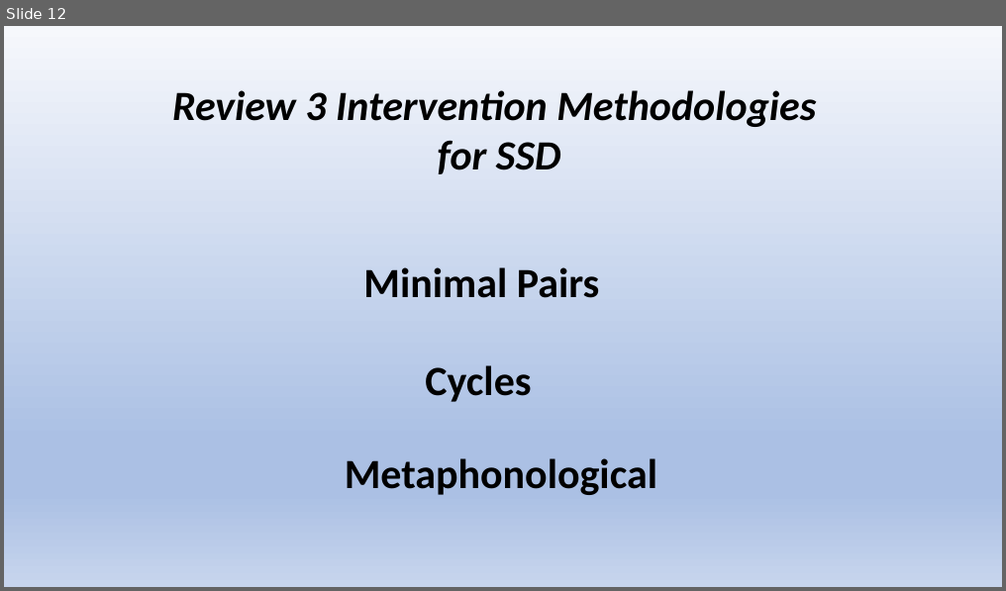
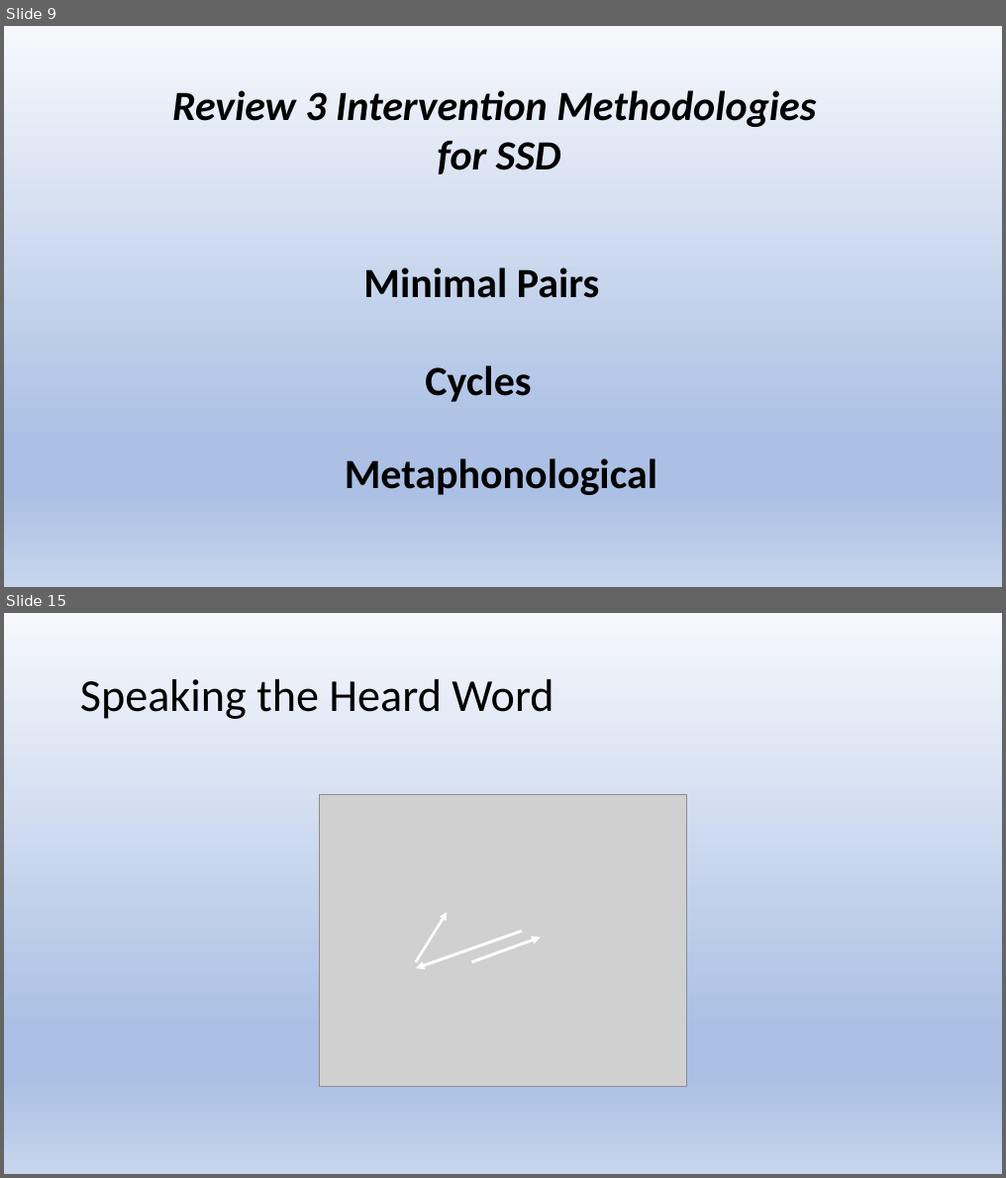
Before and after one commit to Jim-Wright90/cds431_sp22, a slide deck: slides/cds431_week2_1.pptx. Shown one above the other, each under a label of ours: slide 12 before the commit, slides 9 and 15 after it; the slides between them are not shown. The pictures are 1006x591 and 1006x1178 pixels, drawn with LibreOffice and Linux fonts; fonts in the diff are those of the drawing; grey boxes stand for pictures. Boxes give left, top, right and bottom in pixels: in the first picture for what was removed or moved away, otherwise in the second. Text is boxed around its words. In the diff, an @@ line names an element or a change of style, - is before the commit and + after.

```diff
--- a/slides/cds431_week2_1.pptx
+++ b/slides/cds431_week2_1.pptx
@@ slide 15 added at box(4, 613, 1002, 1174), background gradient #F6F8FC to #ABC0E4 to #C7D5ED @@
@@ title added at box(80, 679, 553, 719), 44 pt, text #000000 @@
+Speaking the Heard Word
@@ picture added at box(320, 794, 687, 1086) @@
@@ arrow added from (522, 931) to (416, 968), #FFFFFF 2.75 pt @@
@@ arrow added from (416, 962) to (448, 912), #FFFFFF 2.5 pt @@
@@ arrow added from (472, 962) to (541, 937), #FFFFFF 2.75 pt @@
@@ what was slide 12 is now slide 9 @@
```
Also in this commit, not shown: 25 other slides added, 3 slides removed, 3 other files.
